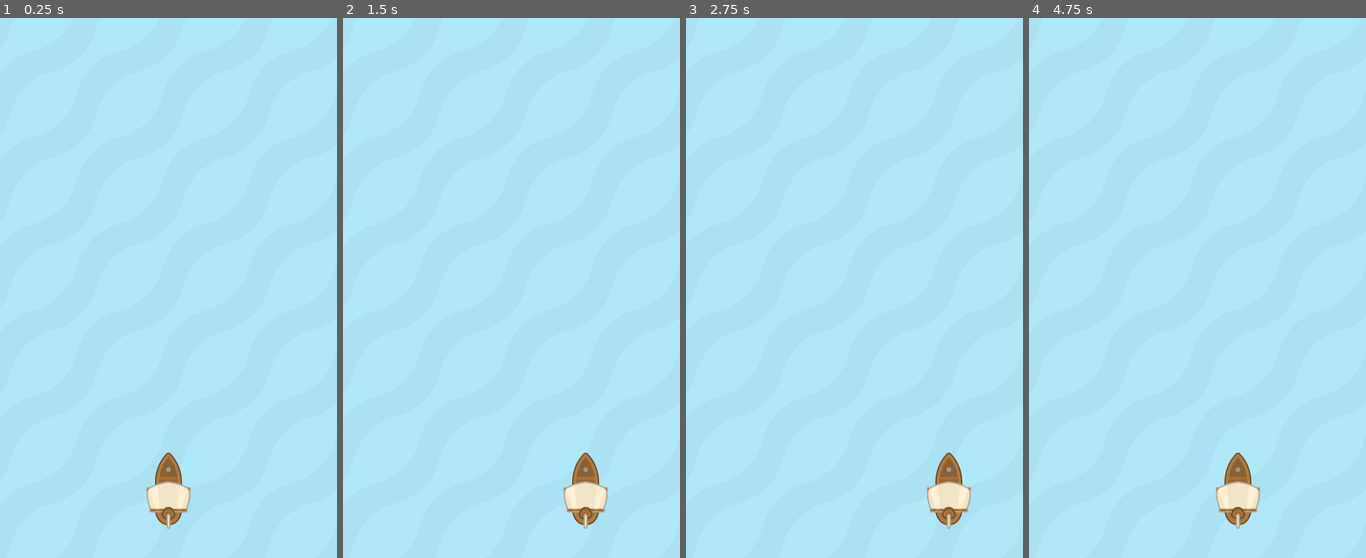
Above: before the commit, frames 1-4 (left to right).
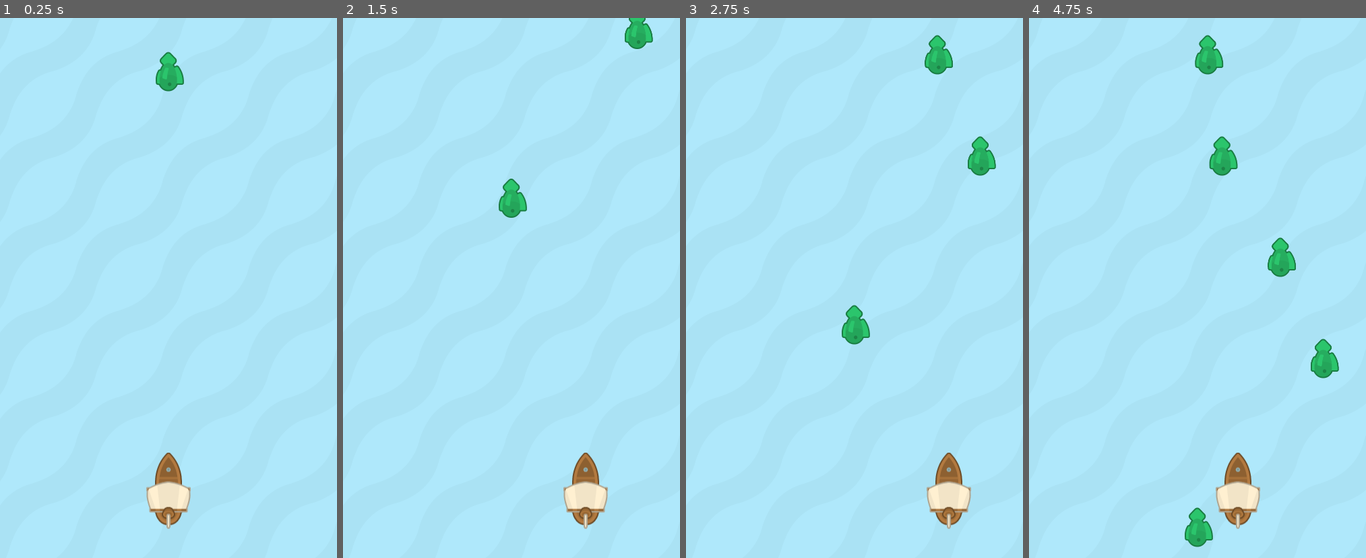
Above: after the commit, the same moments.

Repository: mwa/seaworthy
Game: Godot game, scene res://scenes/Sea.tscn
The game is run twice, just before and just after one commit, with the same random seed, the same clock (stepped at 60 frames per second) and the same inputs.
Inputs:
- Up to frame 1 (0.25 s): no input
- Up to frame 2 (1.5 s): hold Right (ui_right) 0.53-1.28 s; hold Left (ui_left) from 1.28 s (still down)
- Up to frame 3 (2.75 s): release Left (ui_left) at 2.03 s; hold Right (ui_right) from 2.03 s (still down)
- Up to frame 4 (4.75 s): release Right (ui_right) at 3.53 s; hold Left (ui_left) from 3.53 s (still down)

The runs differ from the first frame. In frame 1, 0.4% of the frame differs, in the area x 46-55%, y 6-14%; in frame 2, 0.8%; in frame 3, 1.2%; in frame 4, 2.1%, in the area x 46-92%, y 3-98%.

Commit message:
add basic catchable fish

Diff:
--- /dev/null
+++ b/scenes/Fish.tscn
@@ -0,0 +1,21 @@
+[gd_scene load_steps=4 format=2]
+
+[ext_resource path="res://assets/img/fish_green.png" type="Texture" id=1]
+[ext_resource path="res://scripts/Fish.gd" type="Script" id=2]
+
+[sub_resource type="CapsuleShape2D" id=1]
+radius = 15.0
+height = 12.0
+
+[node name="Fish" type="Area2D"]
+script = ExtResource( 2 )
+
+[node name="Sprite" type="Sprite" parent="."]
+position = Vector2( 3, -8 )
+rotation = 1.5708
+scale = Vector2( 0.5, 0.5 )
+texture = ExtResource( 1 )
+
+[node name="CollisionShape2D" type="CollisionShape2D" parent="."]
+shape = SubResource( 1 )
+[connection signal="body_entered" from="." to="." method="_on_Fish_body_entered"]
--- a/scenes/Sea.tscn
+++ b/scenes/Sea.tscn
@@ -1,9 +1,12 @@
-[gd_scene load_steps=3 format=2]
+[gd_scene load_steps=5 format=2]
 
 [ext_resource path="res://scenes/PlayerShip.tscn" type="PackedScene" id=1]
 [ext_resource path="res://assets/img/water.png" type="Texture" id=2]
+[ext_resource path="res://scenes/Fish.tscn" type="PackedScene" id=3]
+[ext_resource path="res://scripts/Sea.gd" type="Script" id=4]
 
 [node name="Sea" type="Node2D"]
+script = ExtResource( 4 )
 
 [node name="Water" type="TextureRect" parent="."]
 margin_right = 500.0
@@ -14,5 +17,12 @@
 "_edit_use_anchors_": false
 }
 
+[node name="Fishes" type="Node2D" parent="."]
+
+[node name="Fish" parent="Fishes" instance=ExtResource( 3 )]
+position = Vector2( 250, 50 )
+
 [node name="PlayerShip" parent="." instance=ExtResource( 1 )]
 position = Vector2( 250, 700 )
+
+[node name="Timer" type="Timer" parent="."]
--- /dev/null
+++ b/scripts/Fish.gd
@@ -0,0 +1,30 @@
+extends Area2D
+
+
+var speed = 150  # speed in pixels/s
+var velocity = Vector2(0, speed)
+
+
+# Called every frame. 'delta' is the elapsed time since the previous frame.
+func _process(delta):
+	# remove after bottom has been reached
+	if position.y > 850:
+		remove()
+
+
+# Called every frame. 'delta' is the elapsed time since the previous frame.
+func _physics_process(delta):
+	# update position
+	position += velocity * delta
+
+
+func remove():
+	queue_free()
+
+
+# collision handler
+func _on_Fish_body_entered(body):
+	if body.has_method('on_fish_touched'):
+		# handle collision
+		body.on_fish_touched()
+		remove()
--- a/scripts/PlayerShip.gd
+++ b/scripts/PlayerShip.gd
@@ -25,3 +25,8 @@
 	if Input.is_action_pressed("ui_right"):
 		# move right
 		velocity += transform.x * speed
+
+
+# handle collision with fish
+func on_fish_touched():
+	pass
--- /dev/null
+++ b/scripts/Sea.gd
@@ -0,0 +1,21 @@
+extends Node2D
+
+
+var Fish = load("res://scenes/Fish.tscn")
+
+
+# Called when the node enters the scene tree for the first time.
+func _ready():
+	# spawn a fish every timeout
+	$Timer.connect("timeout", self, "spawn_fish")
+	$Timer.start()
+
+
+# spawn a fish at a random position at the top
+func spawn_fish():
+	# create Fish instance
+	var fish = Fish.instance()
+	# set random fish position
+	fish.position = Vector2(rand_range(50, 450), -50)
+	# add fish to Fishes container node
+	$Fishes.add_child(fish)
Binary file added: assets/img/fish_green.png
Not shown, added: assets/img/fish_green.png.import
Not shown, changed: README.md
